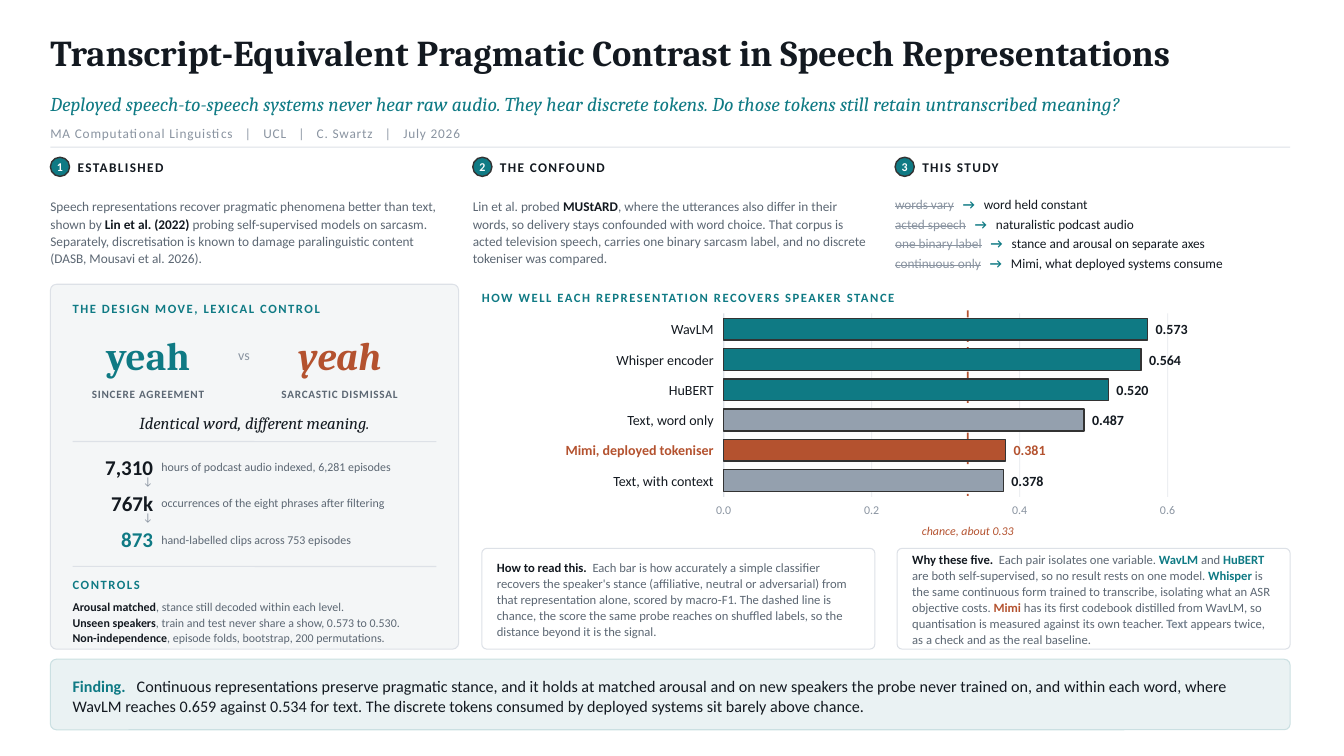
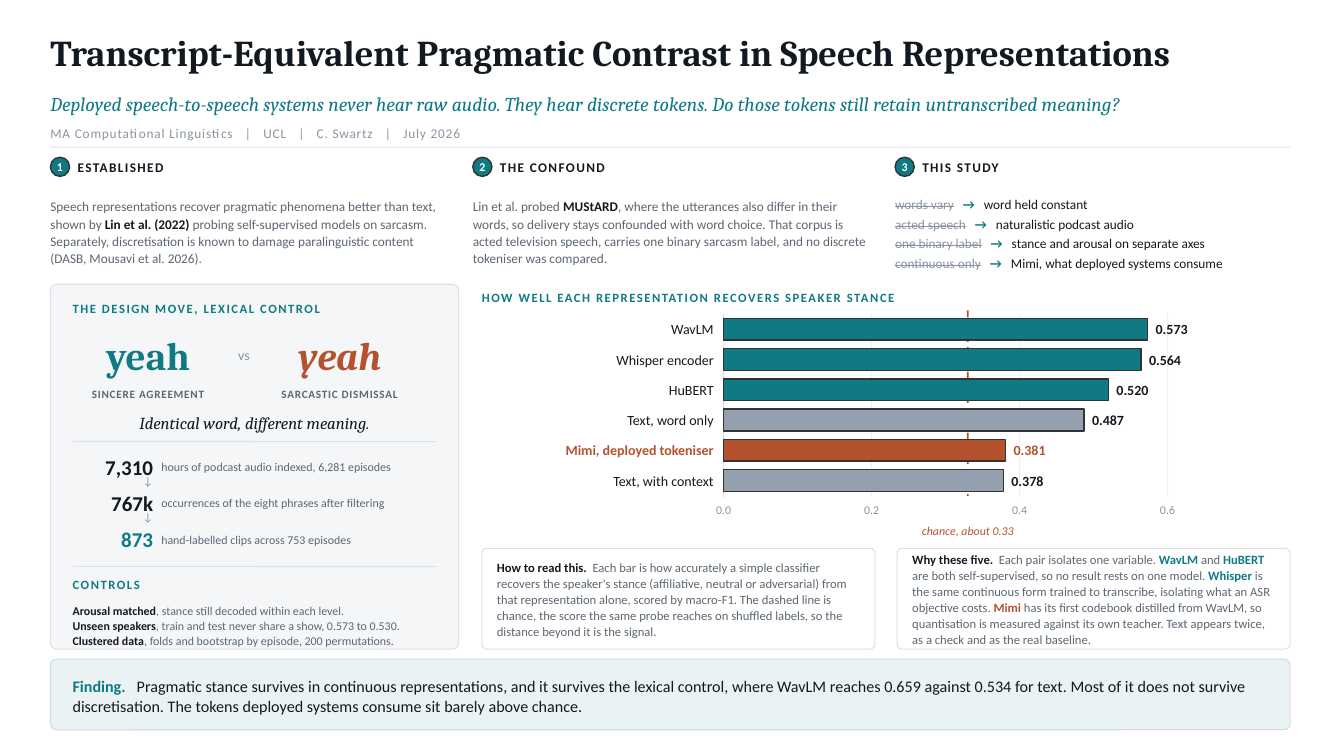
Before and after one commit to syntax606/UCL_Dissertation, a slide deck: slide 1 of docs/advisory_slide.pptx. Drawn at 1344x756 pixels with LibreOffice and Linux fonts; fonts in the diff are those of the drawing. Boxes give left, top, right and bottom in pixels: in the first picture for what was removed or moved away, otherwise in the second. Text is boxed around its words. In the diff, an @@ line names an element or a change of style, - is before the commit and + after.

```diff
--- a/docs/advisory_slide.pptx
+++ b/docs/advisory_slide.pptx
@@ text at box(73, 636, 393, 647): text changed @@
-Non-independence, episode folds, bootstrap, 200 permutations.
+Clustered data, folds and bootstrap by episode, 200 permutations.
@@ text at box(73, 680, 1246, 715): text changed @@
-Finding. Continuous representations preserve pragmatic stance, and it holds at matched arousal and on new speakers the probe never trained on, and within each word, where WavLM reaches 0.659 against 0.534 for text. The discrete tokens consumed by deployed systems sit barely above chance.
+Finding. Pragmatic stance survives in continuous representations, and it survives the lexical control, where WavLM reaches 0.659 against 0.534 for text. Most of it does not survive discretisation. The tokens deployed systems consume sit barely above chance.
```
Also in this commit, not shown: 1 other file.
